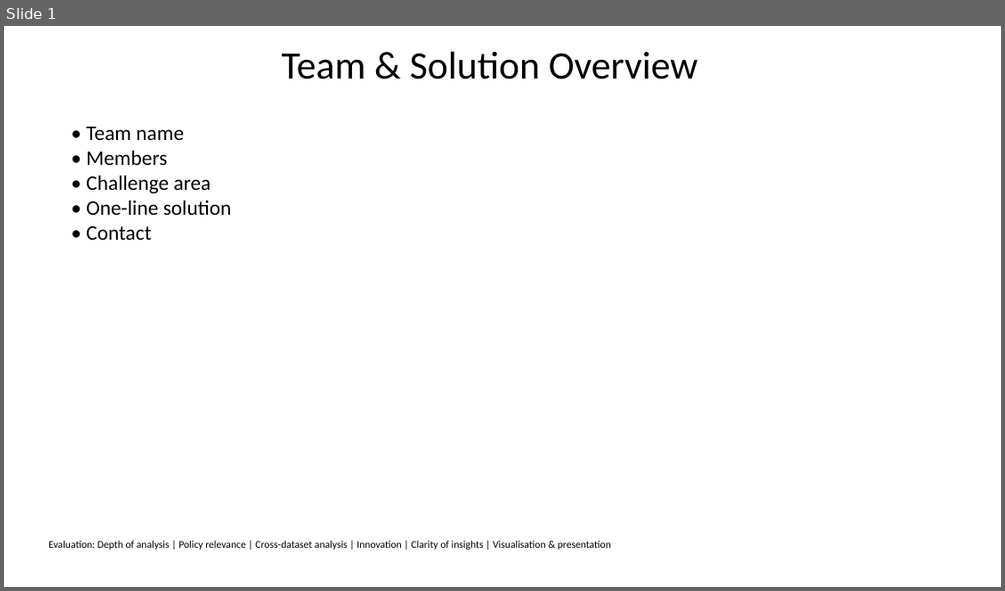
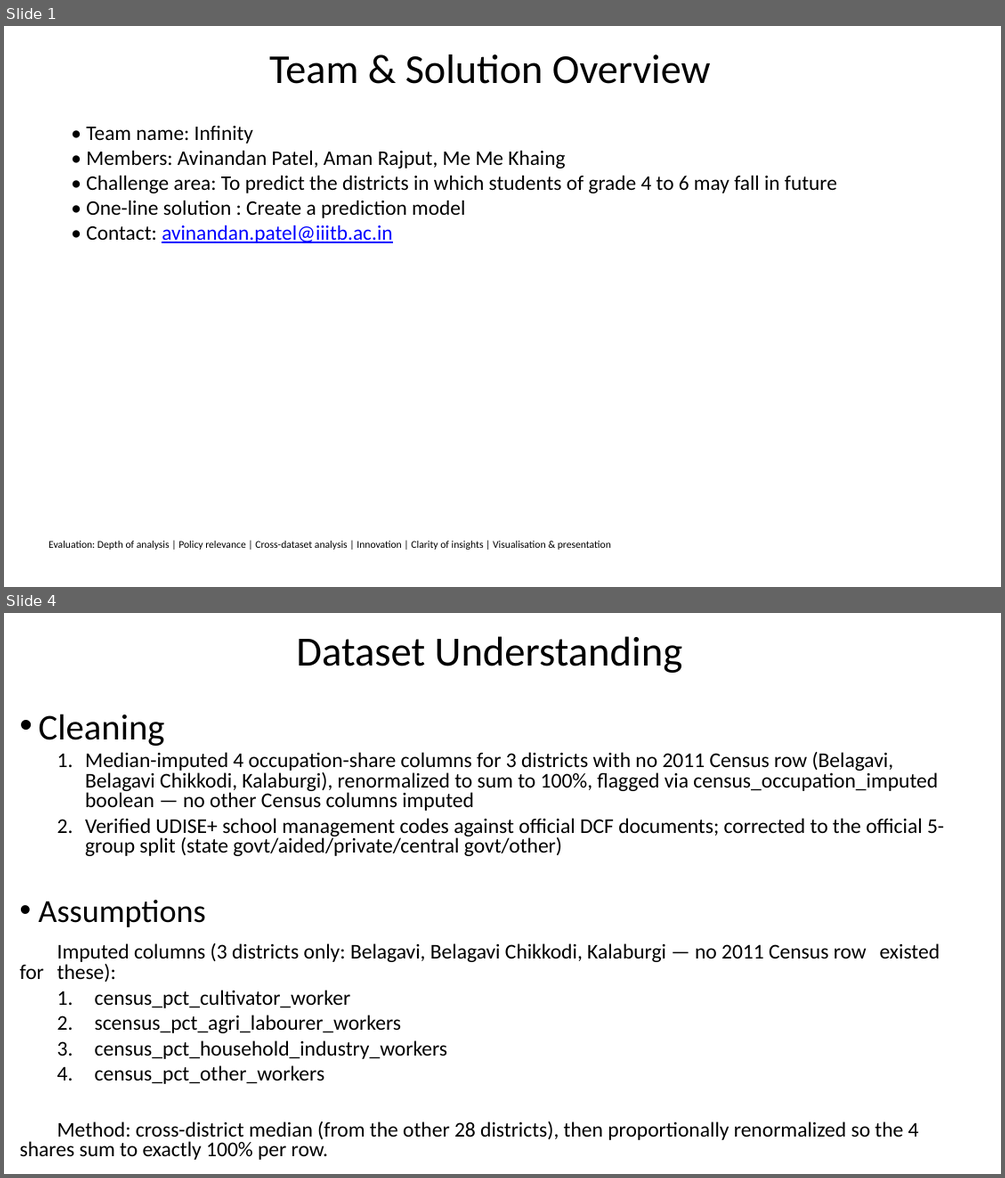
Before and after one commit to AvinandanPatel/infinity, a slide deck: slides.pptx. Shown one above the other, each under a label of ours: slide 1 before the commit, slides 1 and 4 after it; the slides between them are not shown. The pictures are 1005x591 and 1005x1178 pixels, drawn with LibreOffice and Linux fonts; fonts in the diff are those of the drawing. Boxes give left, top, right and bottom in pixels: in the first picture for what was removed or moved away, otherwise in the second. Text is boxed around its words. In the diff, an @@ line names an element or a change of style, - is before the commit and + after.

```diff
--- a/slides.pptx
+++ b/slides.pptx
@@ slide 4 added at (x1=4, y1=613, x2=1001, y2=1174), background #FFFFFF @@
@@ title added at (x1=296, y1=636, x2=683, y2=673), 40 pt, text #000000 @@
+Dataset Understanding
@@ text added at (x1=20, y1=714, x2=944, y2=1159), 20.1 pt, text #000000 @@
+• Cleaning
+  1. Median-imputed 4 occupation-share columns for 3 districts with no 2011 Census row (Belagavi, Belagavi Chikkodi, Kalaburgi), renormalized to sum to 100%, flagged via census_occupation_imputed boolean — no other Census columns imputed
+  2. Verified UDISE+ school management codes against official DCF documents; corrected to the official 5-group split (state govt/aided/private/central govt/other)
+• Assumptions
+Imputed columns (3 districts only: Belagavi, Belagavi Chikkodi, Kalaburgi — no 2011 Census row existed for these):
+  1. census_pct_cultivator_worker
+  2. scensus_pct_agri_labourer_workers
+  3. census_pct_household_industry_workers
+  4. census_pct_other_workers
+Method: cross-district median (from the other 28 districts), then proportionally renormalized so the 4 shares sum to exactly 100% per row.
@@ slide 1 changed as well @@
@@ title "Team & Solution Overview" at (x1=269, y1=54, x2=711, y2=84): size 37.4 to 39.6 pt; line spacing 0.8 to 1 @@
@@ text at (x1=86, y1=126, x2=837, y2=243): text changed @@
-• Team name
-• Members
-• Challenge area
-• One-line solution
-• Contact
+• Team name: Infinity
+• Members: Avinandan Patel, Aman Rajput, Me Me Khaing
+• Challenge area: To predict the districts in which students of grade 4 to 6 may fall in future
+• One-line solution : Create a prediction model
+• Contact: avinandan.patel@iiitb.ac.in
```
Also in this commit, not shown: 5 other slides changed, 4 other slides added, 5 slides removed, 6 other files.
